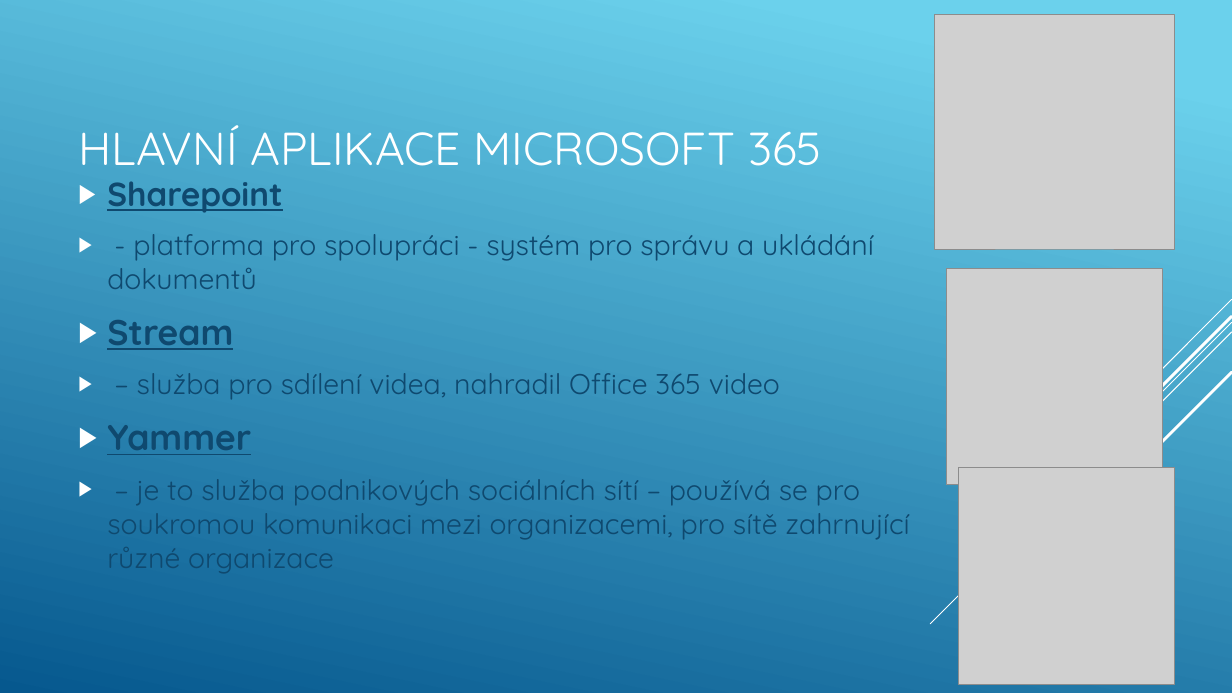
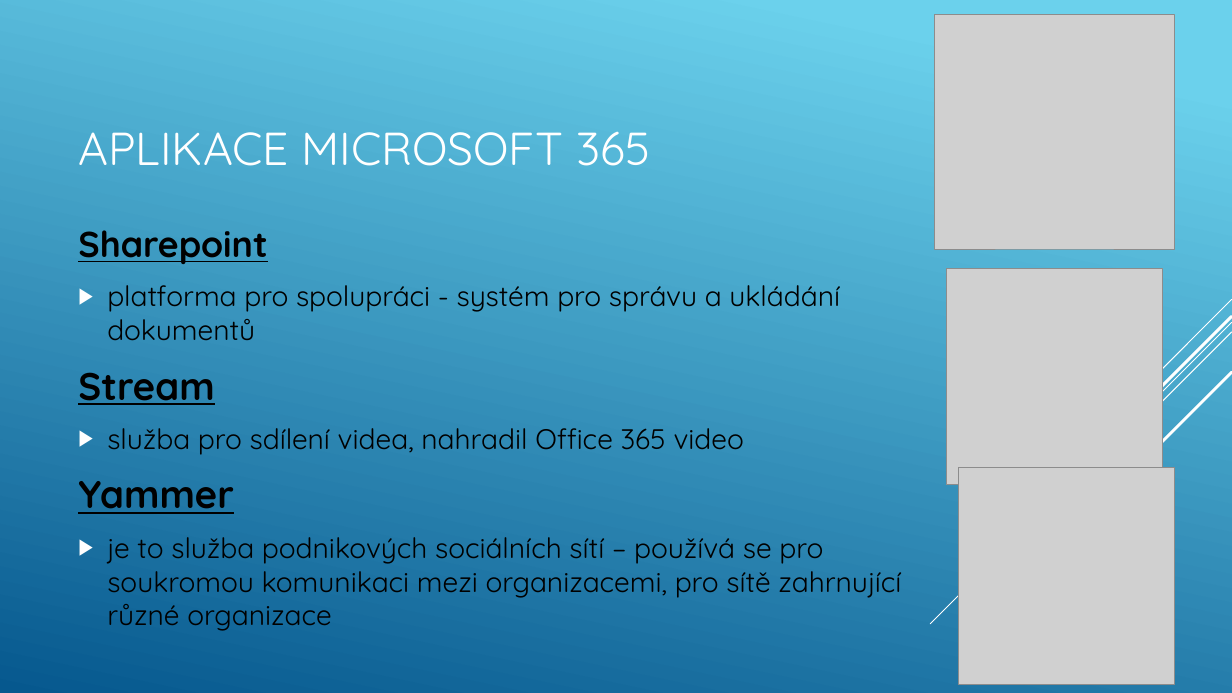
Before and after one commit to machacekadam/Office-365-a-jeho-mo-nosti, a slide deck: slide 15 of Machacek.pptx. Drawn at 1232x693 pixels with LibreOffice and Linux fonts; fonts in the diff are those of the drawing; grey boxes stand for pictures. Boxes give left, top, right and bottom in pixels: in the first picture for what was removed or moved away, otherwise in the second. Text is boxed around its words. In the diff, an @@ line names an element or a change of style, - is before the commit and + after.

```diff
--- a/Machacek.pptx
+++ b/Machacek.pptx
@@ title at (78,131,650,166): text changed @@
-HLAVNÍ APLIKACE MICROSOFT 365
+APLIKACE MICROSOFT 365
@@ text at (78,230,267,514): size 25.9 to 28 pt in "Sharepoint"; text colour #0F496F to #000000 in "Sharepoint", "Stream", "Yammer"; size 27.8 to 30 pt in "Stream", "Yammer"; bullet ▶ to none @@
@@ text at (107,285,840,341): text changed; size 22.2 to 22 pt; text colour #0F496F to #000000 @@
-▶ - platforma pro spolupráci - systém pro správu a ukládání dokumentů
+▶ platforma pro spolupráci - systém pro správu a ukládání dokumentů
@@ text at (107,428,744,455): text changed; size 22.2 to 22 pt; text colour #0F496F to #000000 @@
-▶ – služba pro sdílení videa, nahradil Office 365 video
+▶ služba pro sdílení videa, nahradil Office 365 video
@@ text at (107,537,901,631): text changed; size 22.2 to 22 pt; text colour #0F496F to #000000 @@
-▶ – je to služba podnikových sociálních sítí – používá se pro soukromou komunikaci mezi organizacemi, pro sítě zahrnující různé organizace
+▶ je to služba podnikových sociálních sítí – používá se pro soukromou komunikaci mezi organizacemi, pro sítě zahrnující různé organizace
```
Also in this commit, not shown: 19 other slides changed.
